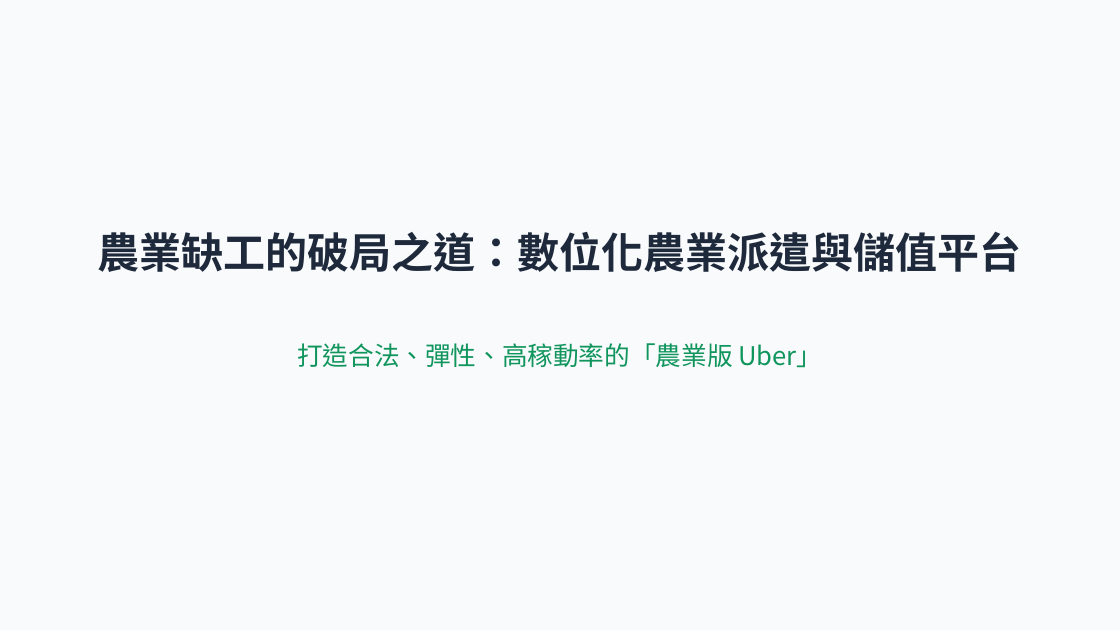
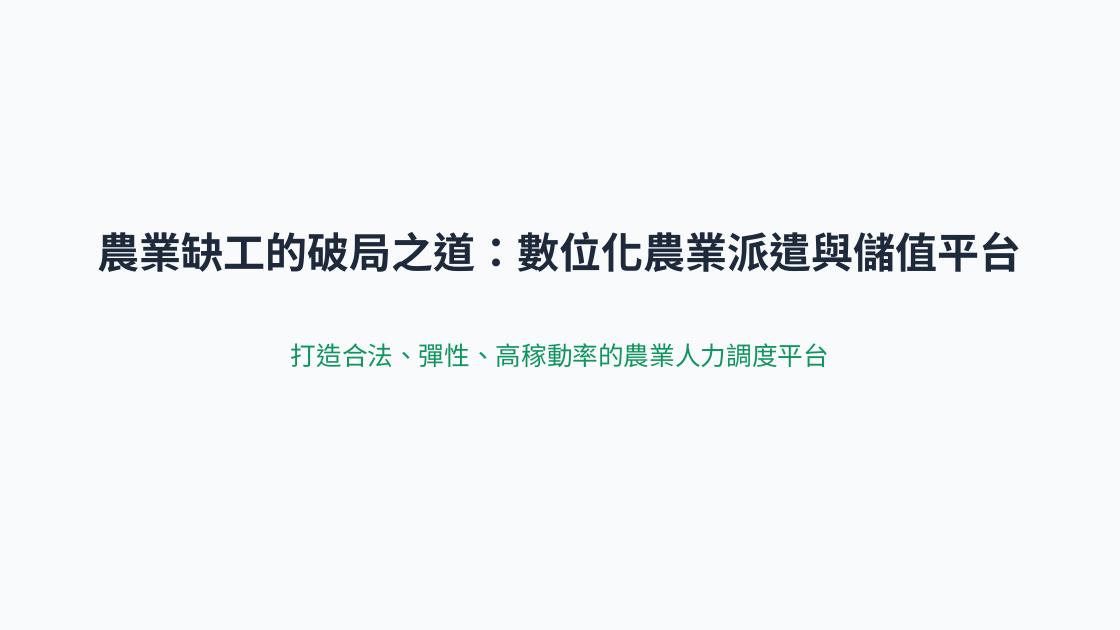
Before and after one commit to xx8888x/agridispatch, a slide deck: slide 1 of 06_簡報與路演Pitch/agricultural_labor_dispatch_pitch.pptx. Drawn at 1120x630 pixels with LibreOffice and Linux fonts; fonts in the diff are those of the drawing. Boxes give left, top, right and bottom in pixels: in the first picture for what was removed or moved away, otherwise in the second. Text is boxed around its words. In the diff, an @@ line names an element or a change of style, - is before the commit and + after.

```diff
--- a/06_簡報與路演Pitch/agricultural_labor_dispatch_pitch.pptx
+++ b/06_簡報與路演Pitch/agricultural_labor_dispatch_pitch.pptx
@@ subtitle at (291, 343, 829, 367): text changed @@
-打造合法、彈性、高稼動率的「農業版 Uber」
+打造合法、彈性、高稼動率的農業人力調度平台
```
Also in this commit, not shown: 3 other slides changed, 1 other file.
